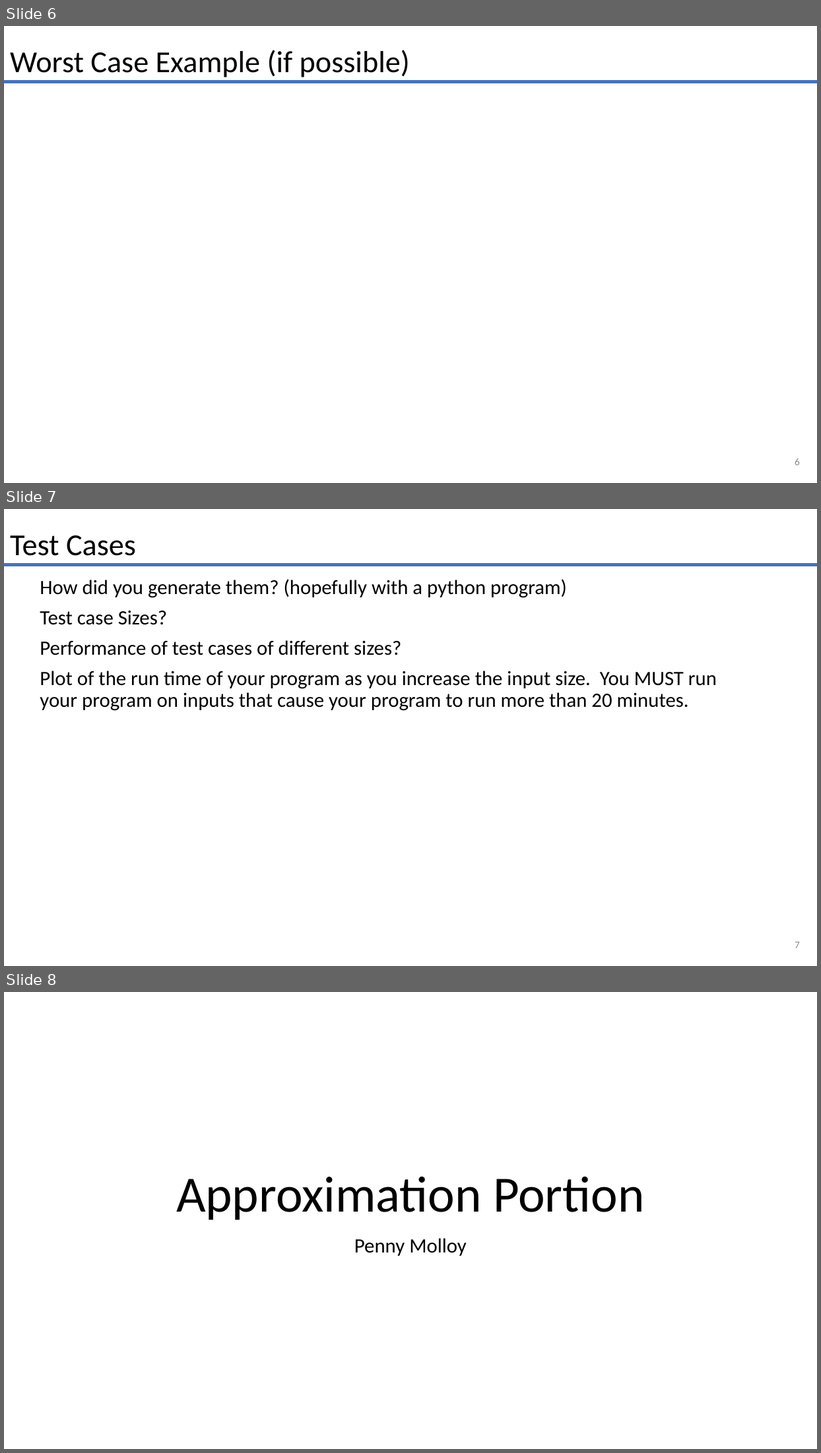
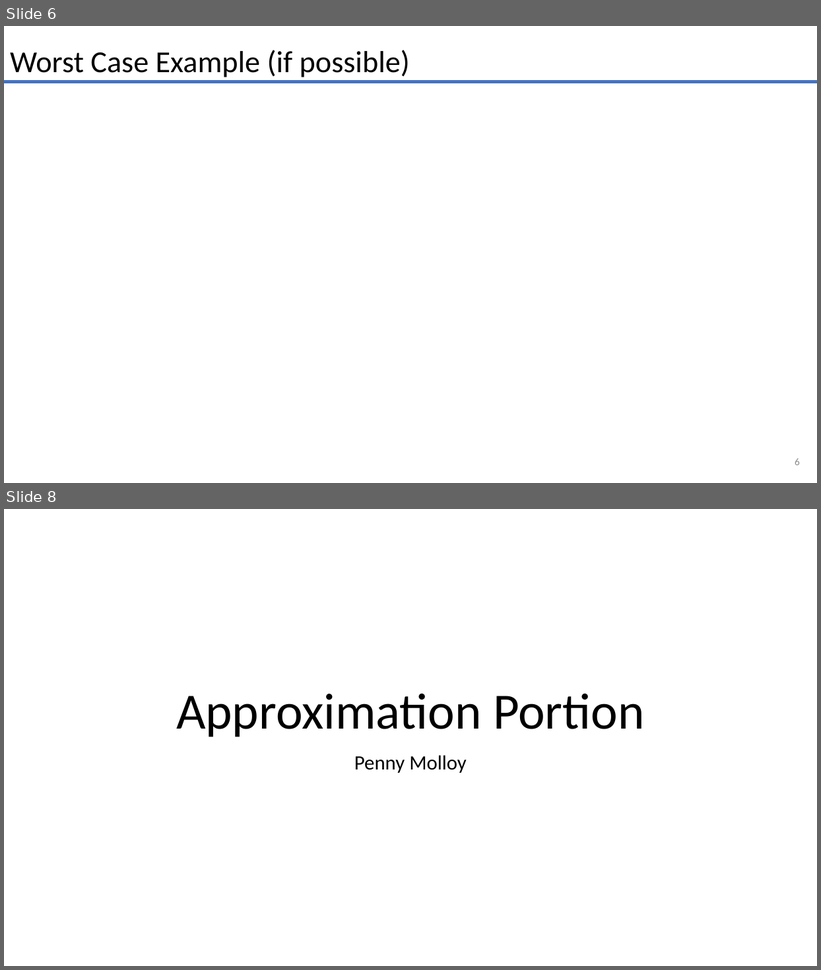
Before and after one commit to smit36jm/CS412-NP_COMPLETE, a slide deck: presentations/problem_presentation.pptx. Shown one above the other, each under a label of ours: slides 6, 7 and 8 before the commit, slides 6 and 8 after it; the slides between them are not shown. The pictures are 821x1453 and 821x970 pixels, drawn with LibreOffice and Linux fonts; fonts in the diff are those of the drawing. Boxes give left, top, right and bottom in pixels: in the first picture for what was removed or moved away, otherwise in the second. Text is boxed around its words. In the diff, an @@ line names an element or a change of style, - is before the commit and + after.

```diff
--- a/presentations/problem_presentation.pptx
+++ b/presentations/problem_presentation.pptx
@@ slide 7 removed at bbox=[4, 509, 817, 966], background #FFFFFF @@
@@ text removed at bbox=[10, 535, 136, 556] @@
-Test Cases
@@ line removed from (4, 565) to (817, 565) @@
@@ text removed at bbox=[40, 579, 717, 711] @@
-How did you generate them? (hopefully with a python program)
-Test case Sizes?
-Performance of test cases of different sizes?
-Plot of the run time of your program as you increase the input size. You MUST run your program on inputs that cause your program to run more than 20 minutes.
@@ page number removed at bbox=[795, 942, 800, 949] @@
-7
```
Also in this commit, not shown: 4 slides changed, 1 slide added.
